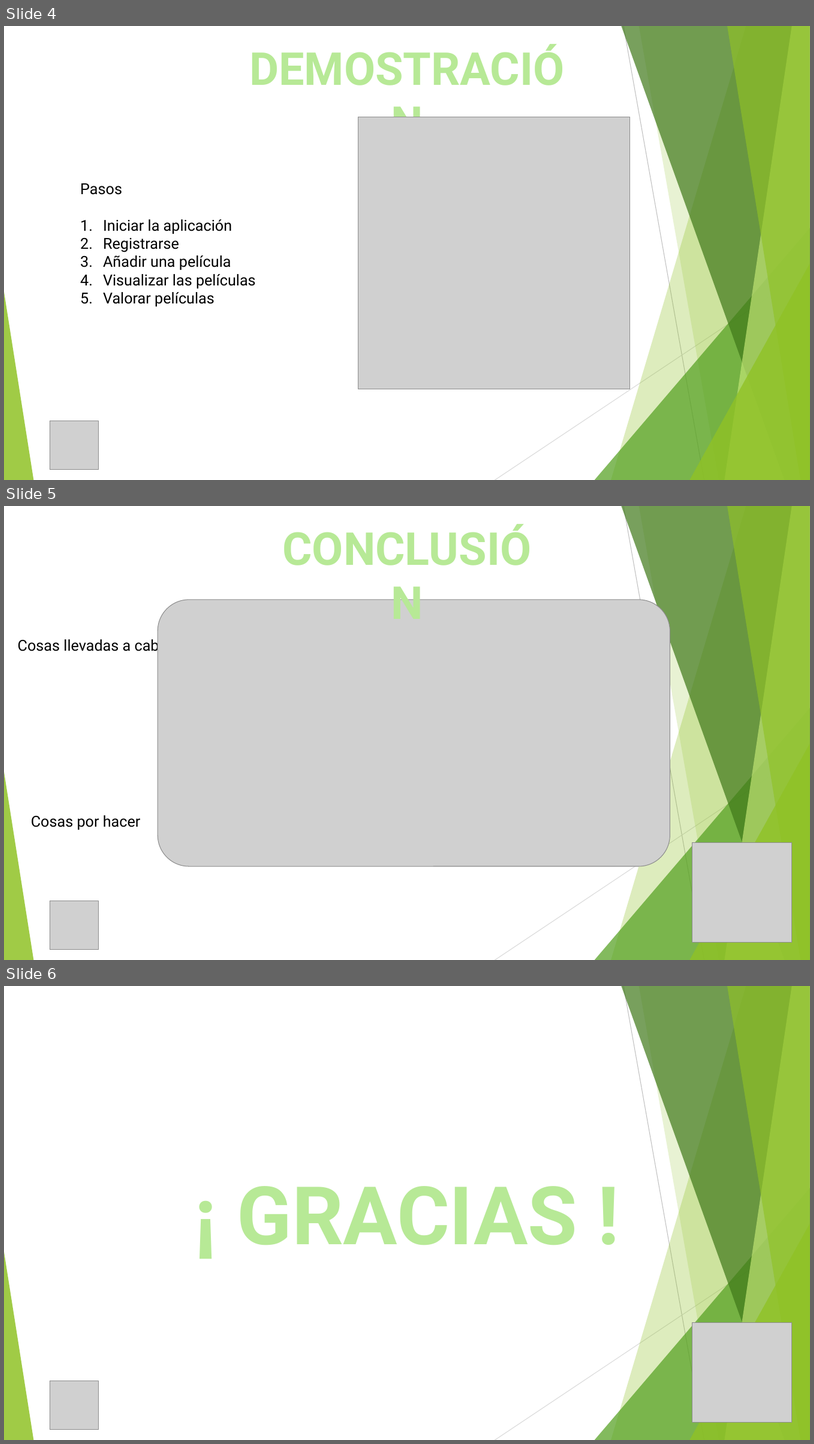
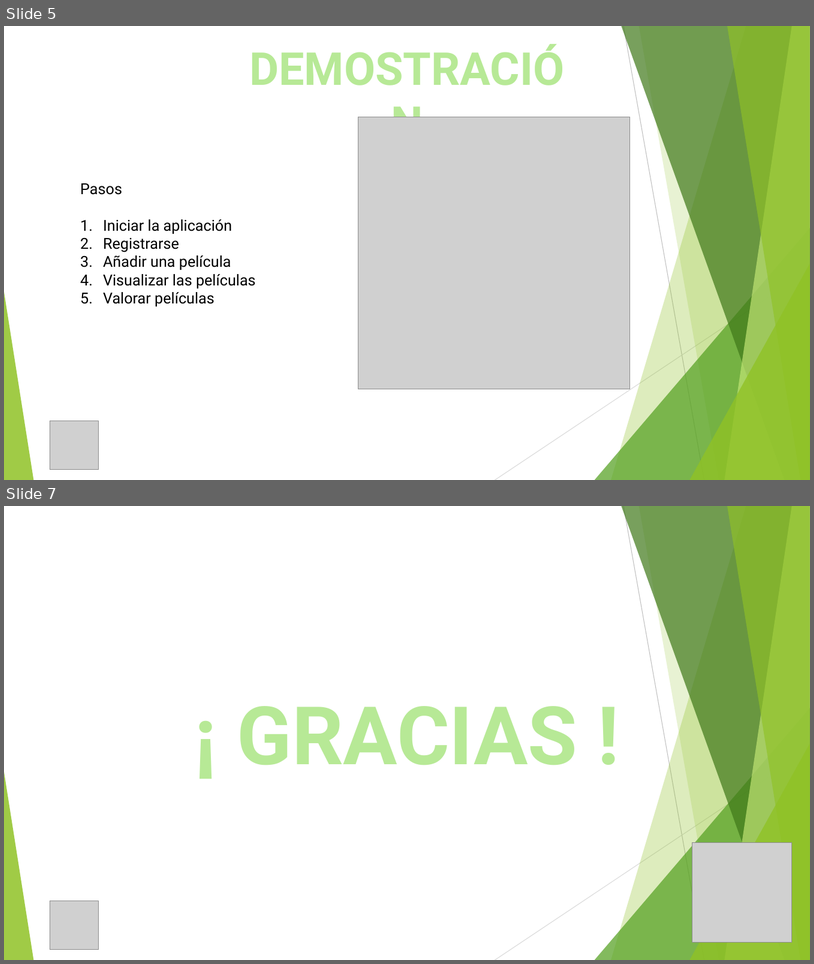
Before and after one commit to danielss24/SNCI_VUE, a slide deck: presentacion.pptx. Shown one above the other, each under a label of ours: slides 4, 5 and 6 before the commit, slides 5 and 7 after it; the slides between them are not shown. The pictures are 814x1444 and 814x964 pixels, drawn with LibreOffice and Linux fonts; fonts in the diff are those of the drawing; grey boxes stand for pictures. Boxes give left, top, right and bottom in pixels: in the first picture for what was removed or moved away, otherwise in the second. Text is boxed around its words. In the diff, an @@ line names an element or a change of style, - is before the commit and + after.

```diff
--- a/presentacion.pptx
+++ b/presentacion.pptx
@@ slide 5 removed at (4, 506, 810, 960), background #FFFFFF; not listed: 10 template elements that a slide beside it also shows @@
@@ text removed at (264, 516, 550, 577) @@
-CONCLUSIÓN
@@ picture removed at (158, 600, 670, 867) @@
@@ text removed at (18, 637, 168, 654) @@
-Cosas llevadas a cabo
@@ text removed at (31, 815, 141, 829) @@
-Cosas por hacer
@@ picture removed at (693, 843, 793, 942) @@
@@ picture removed at (50, 900, 98, 949) @@
@@ what was slide 4 is now slide 5 @@
@@ what was slide 6 is now slide 7 @@
```
Also in this commit, not shown: 3 slides changed, 2 slides added, 1 other slide removed, 1 other file.
